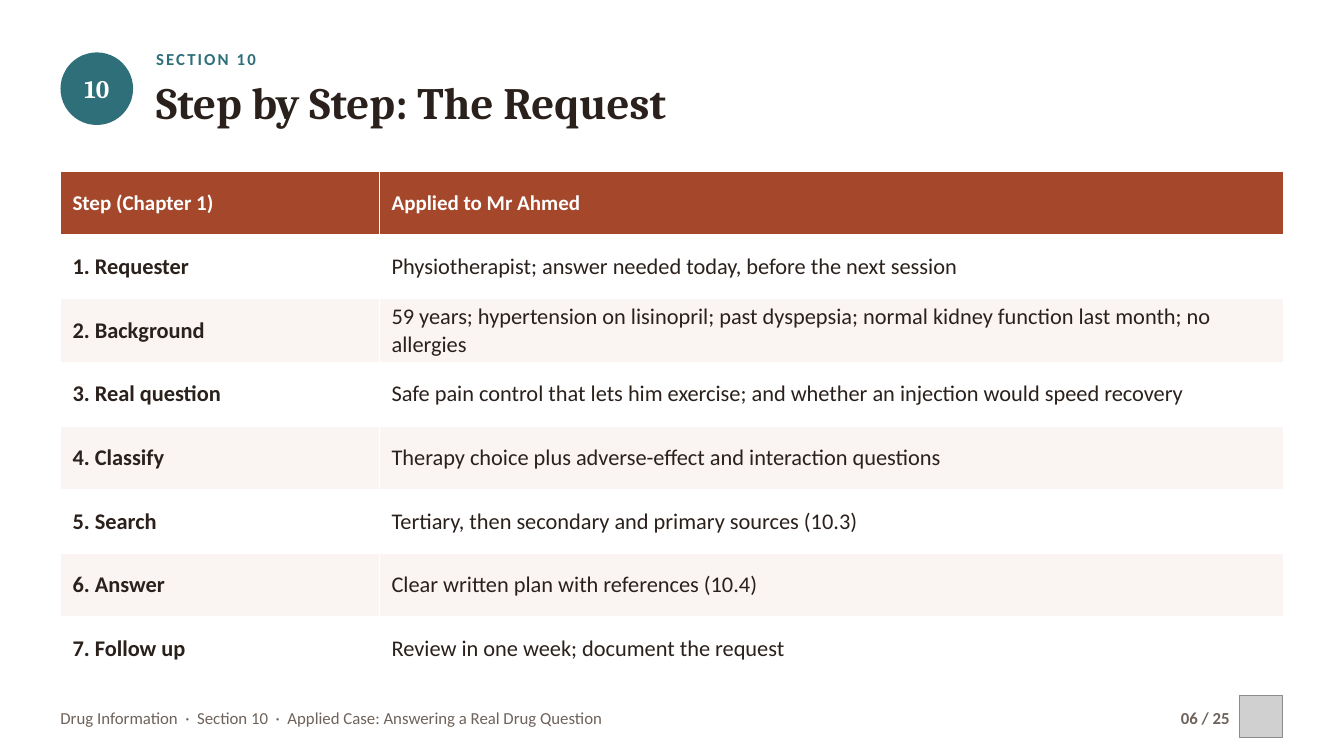
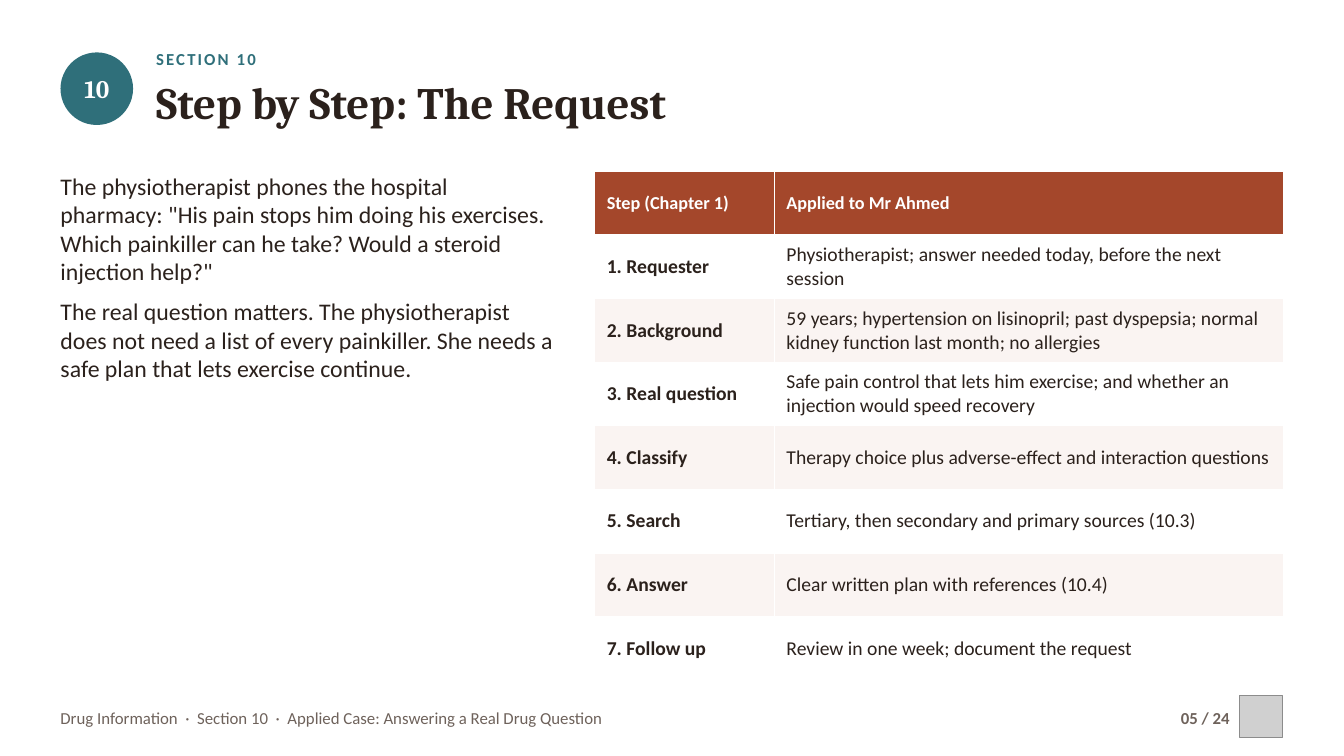
Before and after one commit to drrefaat18-ops/yasser, a slide deck: slide 5 of projects/drug-information-practical/slides/ch10-applied-case.pptx (slide 6 before the commit). Drawn at 1344x756 pixels with LibreOffice and Linux fonts; fonts in the diff are those of the drawing; grey boxes stand for pictures. Boxes give left, top, right and bottom in pixels: in the first picture for what was removed or moved away, otherwise in the second. Text is boxed around its words. In the diff, an @@ line names an element or a change of style, - is before the commit and + after.

```diff
--- a/projects/drug-information-practical/slides/ch10-applied-case.pptx
+++ b/projects/drug-information-practical/slides/ch10-applied-case.pptx
@@ text added at [60, 178, 552, 381], 17 pt, text #2B211C @@
+The physiotherapist phones the hospital pharmacy: "His pain stops him doing his exercises. Which painkiller can he take? Would a steroid injection help?"
+The real question matters. The physiotherapist does not need a list of every painkiller. She needs a safe plan that lets exercise continue.
@@ table at [595, 171, 1284, 681] @@
@@ size 15 to 13 pt in "Step (Chapter 1)", "Applied to Mr Ahmed" @@
@@ size 16 to 14 pt @@
@@ table: place and size @@
-table at [60, 171, 1285, 681]
+table at [595, 171, 1284, 681]
@@ text at [1181, 713, 1230, 724]: text changed @@
-06 / 25
+05 / 24
```
Also in this commit, not shown: 21 other slides changed, 1 slide removed, 11 other files.
